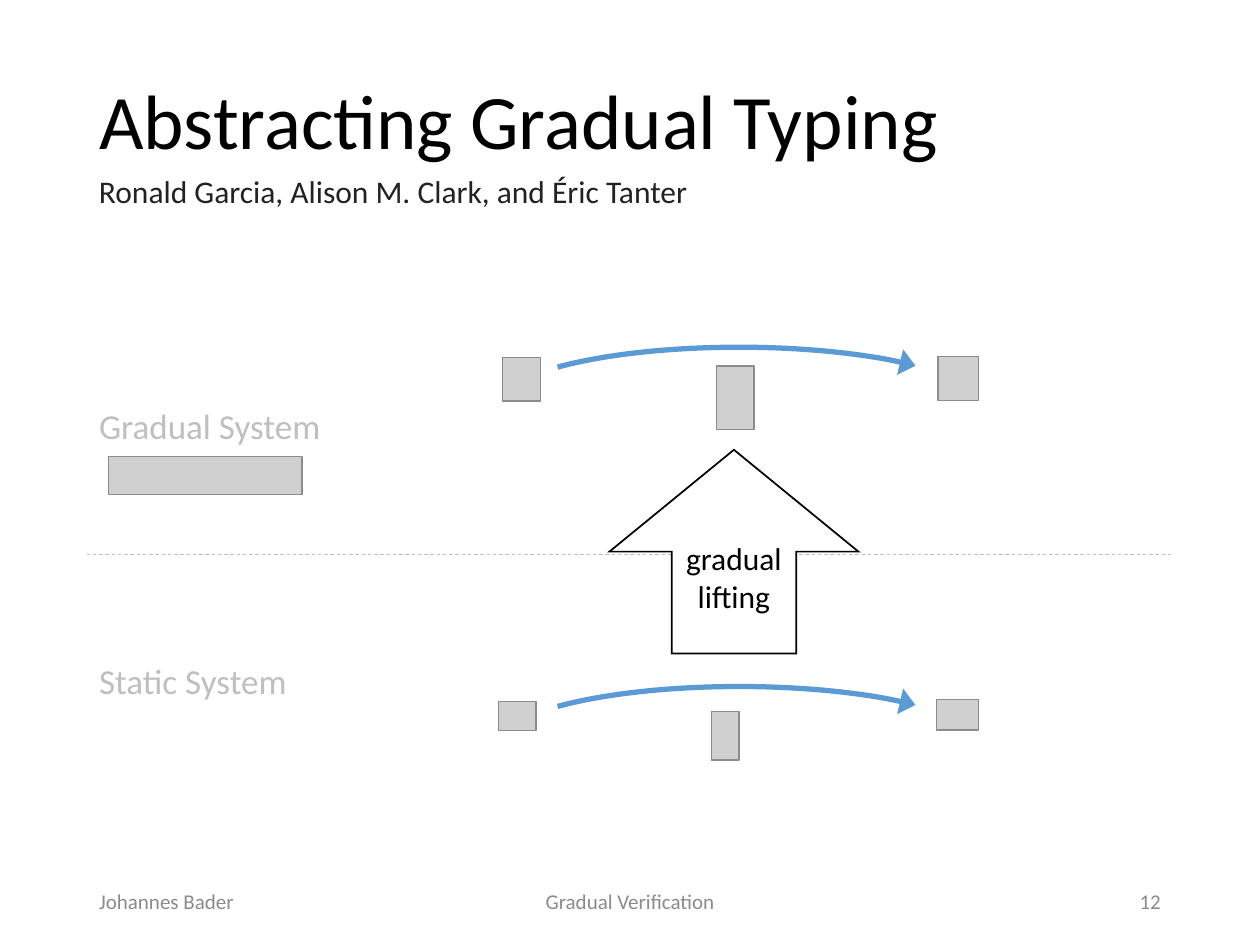
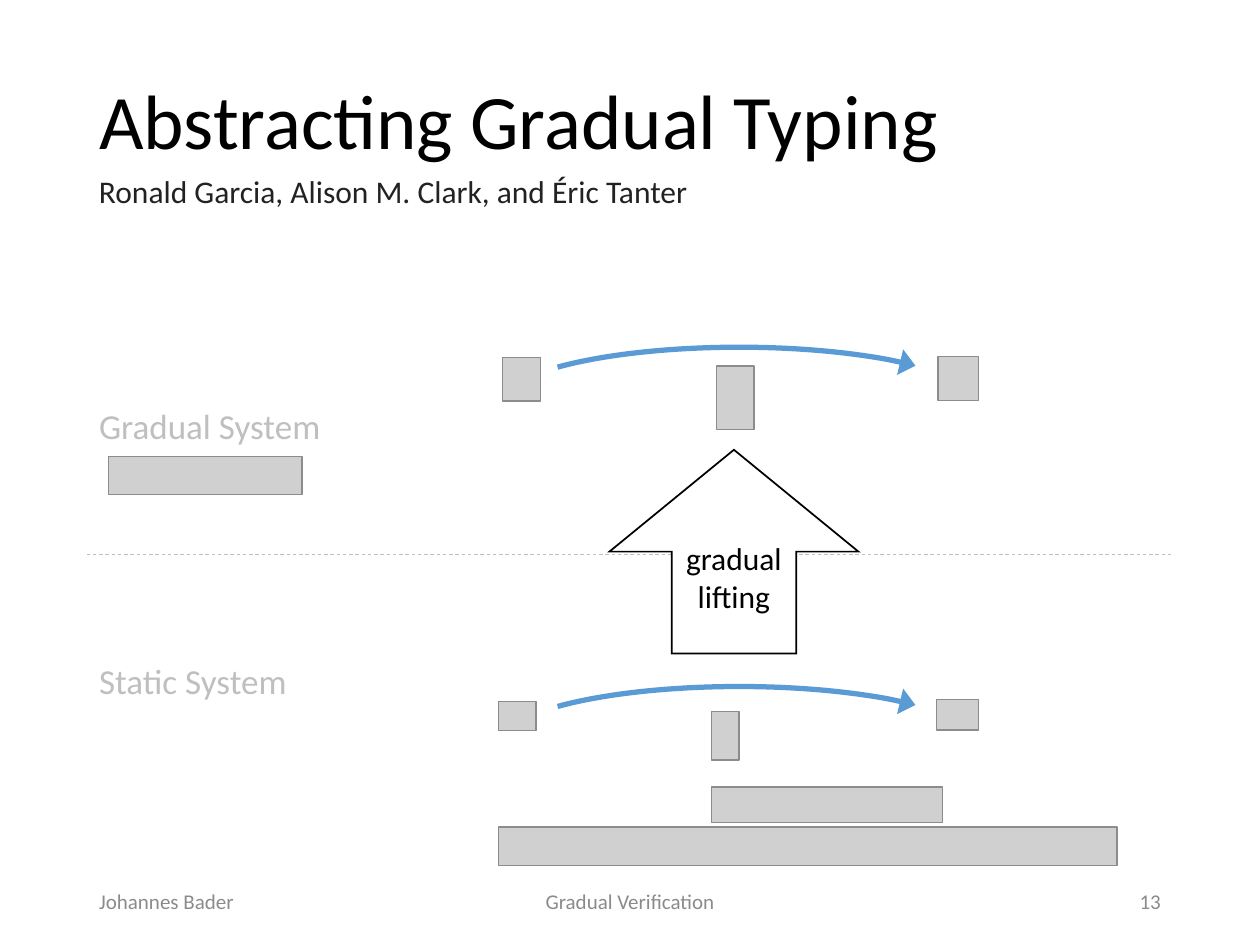
Before and after one commit to olydis/GradVer, a slide deck: slide 13 of latex/PLunch.pptx (slide 12 before the commit). Drawn at 1260x945 pixels with LibreOffice and Linux fonts; fonts in the diff are those of the drawing; grey boxes stand for pictures. Boxes give left, top, right and bottom in pixels: in the first picture for what was removed or moved away, otherwise in the second. Text is boxed around its words. In the diff, an @@ line names an element or a change of style, - is before the commit and + after.

```diff
--- a/latex/PLunch.pptx
+++ b/latex/PLunch.pptx
@@ picture added at <box>712,788,942,823</box> @@
@@ picture added at <box>499,827,1118,866</box> @@
@@ page number at <box>1140,895,1161,909</box>: text changed @@
-12
+13
```
Also in this commit, not shown: 26 other slides changed, 8 slides added.
